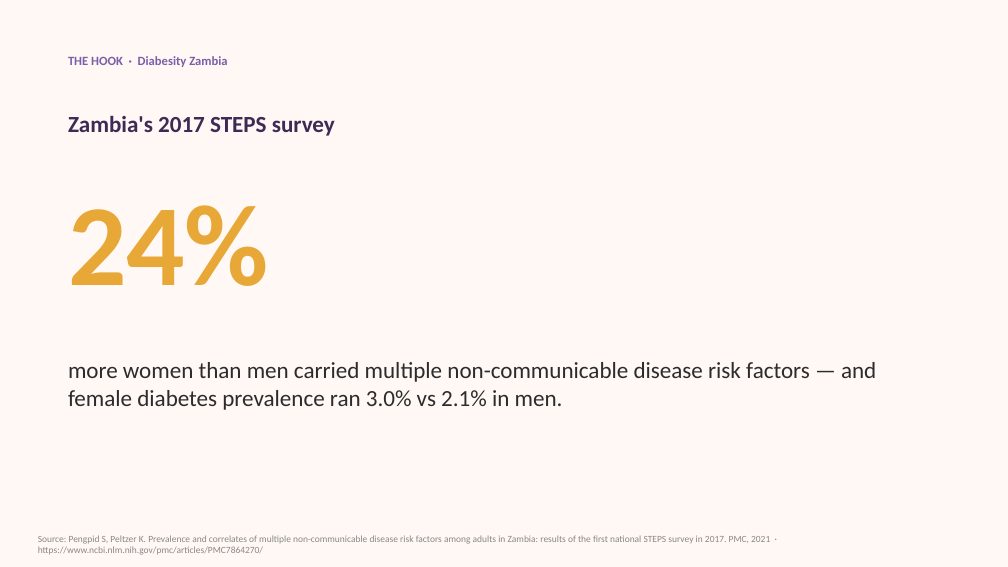
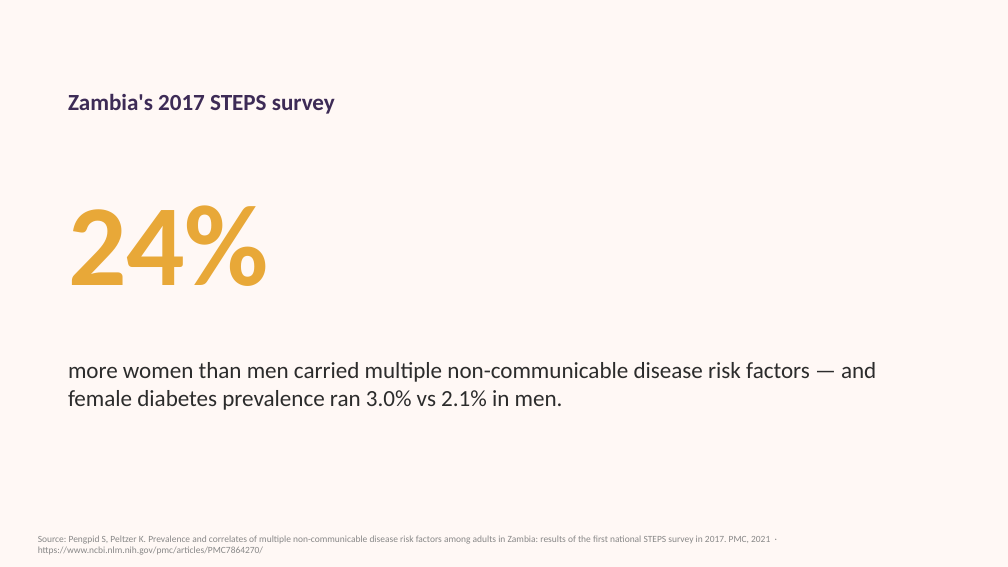
Before and after one commit to jimasiku/female-disease-prevalence, a slide deck: slide 2 of output/FemaleDiseasPrevalence.pptx. Drawn at 1008x567 pixels with LibreOffice and Linux fonts; fonts in the diff are those of the drawing. Boxes give left, top, right and bottom in pixels: in the first picture for what was removed or moved away, otherwise in the second. Text is boxed around its words. In the diff, an @@ line names an element or a change of style, - is before the commit and + after.

```diff
--- a/output/FemaleDiseasPrevalence.pptx
+++ b/output/FemaleDiseasPrevalence.pptx
@@ text removed at box(68, 56, 227, 67) @@
-THE HOOK · Diabesity Zambia
@@ text "Zambia's 2017 STEPS survey": place and size @@
-text "Zambia's 2017 STEPS survey" at box(68, 115, 335, 136)
+text "Zambia's 2017 STEPS survey" at box(68, 93, 335, 114)
```
Also in this commit, not shown: 7 other slides changed, 3 other files.
